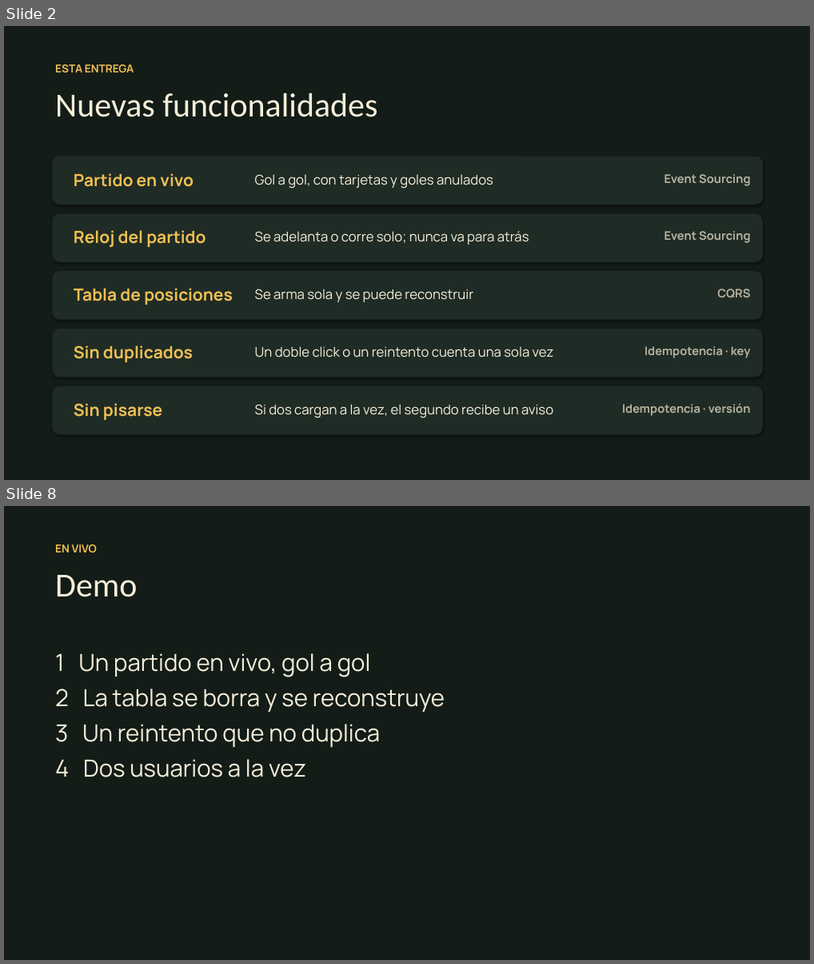
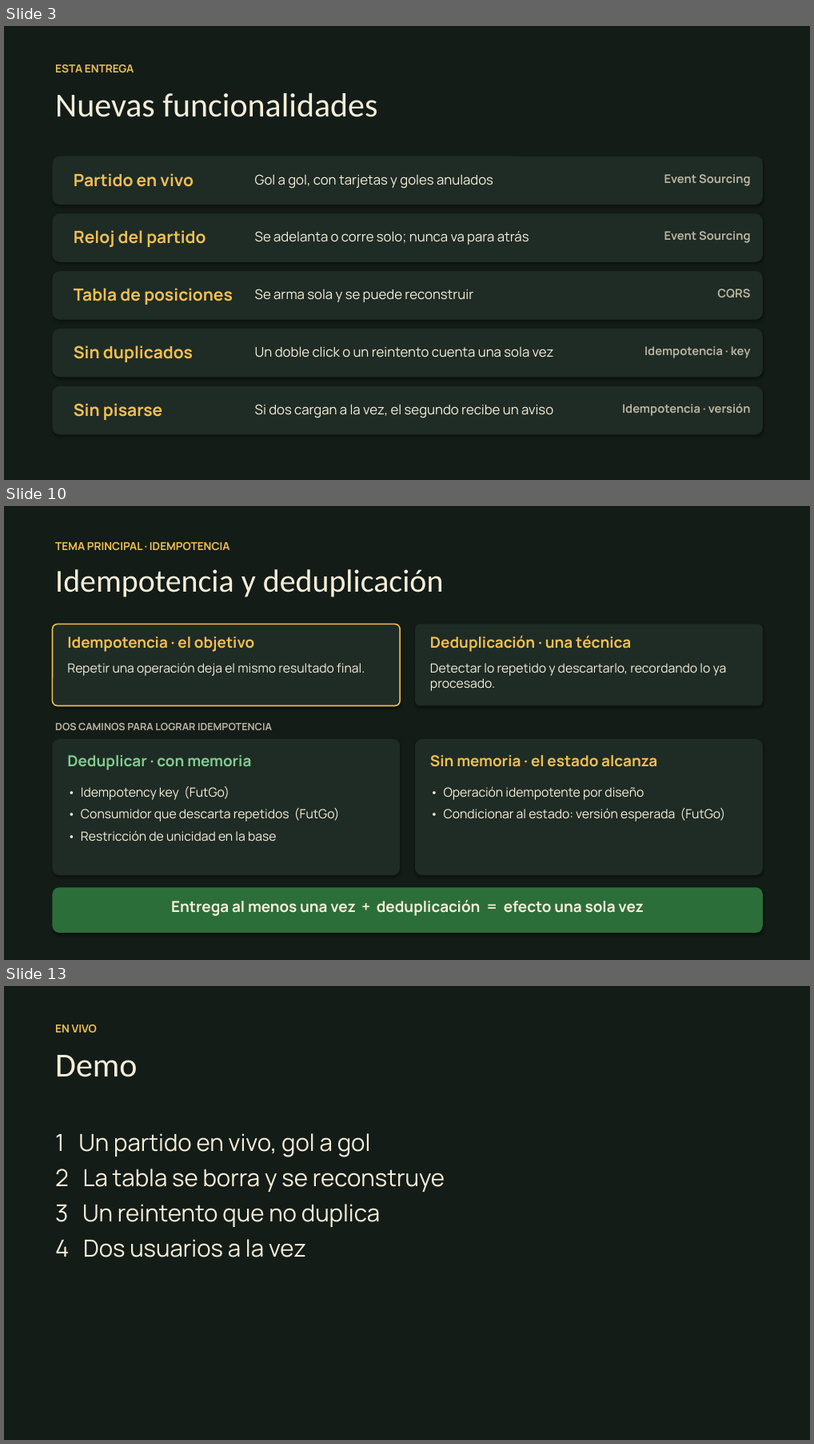
Before and after one commit to fabriJerezz/gepa-cli, a slide deck: presentacion/FutGo-presentacion.pptx. Shown one above the other, each under a label of ours: slides 2 and 8 before the commit, slides 3, 10 and 13 after it; the slides between them are not shown. The pictures are 814x964 and 814x1444 pixels, drawn with LibreOffice and Linux fonts; fonts in the diff are those of the drawing. Boxes give left, top, right and bottom in pixels: in the first picture for what was removed or moved away, otherwise in the second. Text is boxed around its words. In the diff, an @@ line names an element or a change of style, - is before the commit and + after.

```diff
--- a/presentacion/FutGo-presentacion.pptx
+++ b/presentacion/FutGo-presentacion.pptx
@@ slide 10 added at (4, 506, 810, 960), background #141C18 @@
@@ text added at (55, 542, 230, 550), 13 pt, text #F0C052, bold @@
+TEMA PRINCIPAL · IDEMPOTENCIA
@@ text added at (55, 569, 444, 597), 38 pt, text #F6EFD9 @@
+Idempotencia y deduplicación
@@ rounded rectangle added at (52, 624, 400, 706), fill #1F2B25, outline #F0C052 1.5 pt @@
@@ rounded rectangle added at (415, 624, 763, 706), fill #1F2B25 @@
@@ text added at (67, 636, 254, 652), 18 pt, text #F0C052, bold @@
+Idempotencia · el objetivo
@@ text added at (430, 636, 631, 652), 18 pt, text #F0C052, bold @@
+Deduplicación · una técnica
@@ text added at (67, 662, 365, 676), 15 pt, text #F6EFD9 @@
+Repetir una operación deja el mismo resultado final.
@@ text added at (430, 663, 727, 691), 15 pt, text #F6EFD9 @@
+Detectar lo repetido y descartarlo, recordando lo ya procesado.
@@ rounded rectangle added at (52, 739, 400, 875), fill #1F2B25 @@
@@ text added at (55, 723, 272, 730), 12 pt, text #B9B4A0, bold @@
+DOS CAMINOS PARA LOGRAR IDEMPOTENCIA
@@ rounded rectangle added at (415, 739, 763, 875), fill #1F2B25 @@
@@ text added at (67, 755, 251, 770), 18 pt, text #7FCF8E, bold @@
+Deduplicar · con memoria
@@ text added at (430, 755, 658, 767), 18 pt, text #F0C052, bold @@
+Sin memoria · el estado alcanza
@@ text added at (81, 786, 340, 841), 15 pt, text #F6EFD9 @@
+• Idempotency key (FutGo)
+• Consumidor que descarta repetidos (FutGo)
+• Restricción de unicidad en la base
@@ text added at (444, 787, 726, 821), 15 pt, text #F6EFD9 @@
+• Operación idempotente por diseño
+• Condicionar al estado: versión esperada (FutGo)
@@ rounded rectangle added at (52, 887, 763, 932), fill #2C6E3A @@
@@ text added at (171, 900, 644, 916), 18 pt, text #F6EFD9, bold @@
+Entrega al menos una vez + deduplicación = efecto una sola vez
@@ what was slide 2 is now slide 3 @@
@@ what was slide 8 is now slide 13 @@
```
Also in this commit, not shown: 2 slides changed, 7 other slides added, 3 slides removed, 1 other file.
